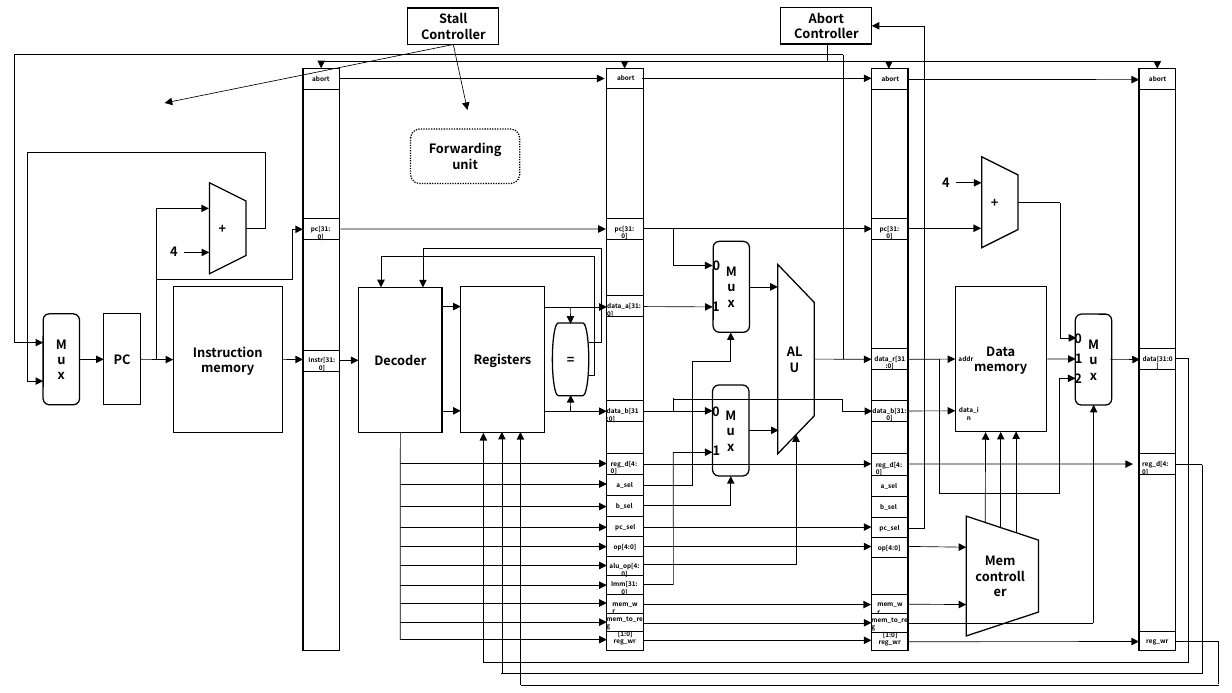
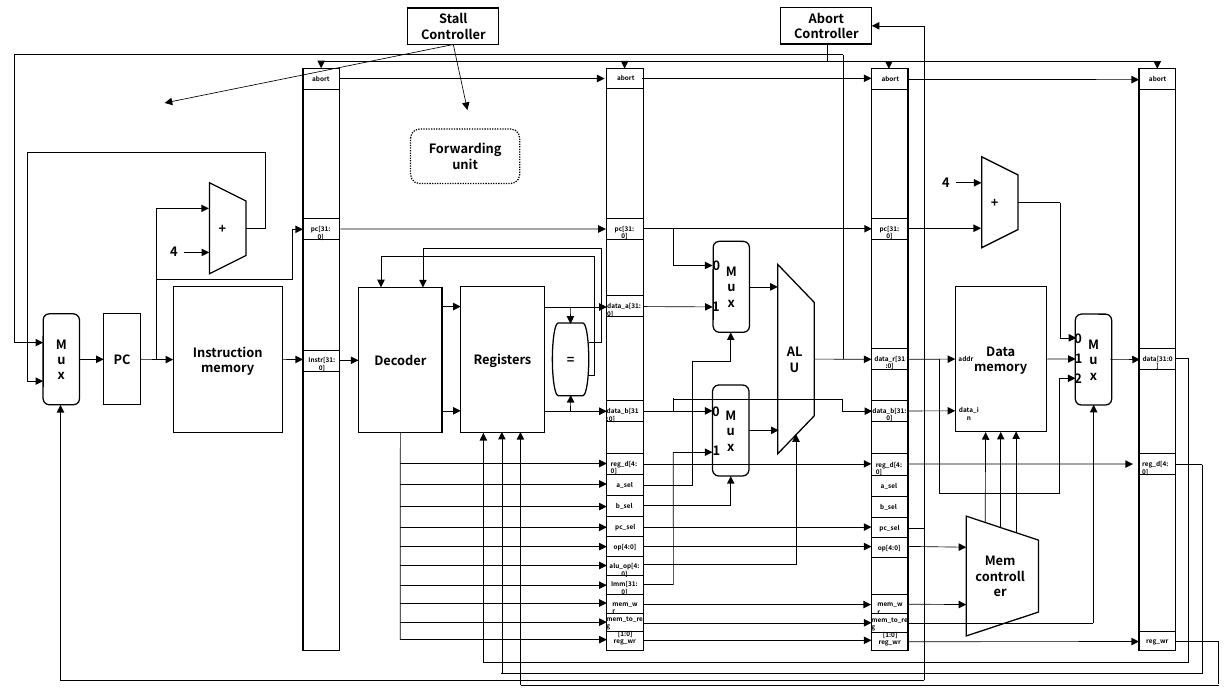
Before and after one commit to Pairshoe/Thinpad, a slide deck: slide 1 of docs/datapath_2.pptx. Drawn at 1232x693 pixels with LibreOffice and Linux fonts; fonts in the diff are those of the drawing. Boxes give left, top, right and bottom in pixels: in the first picture for what was removed or moved away, otherwise in the second. Text is boxed around its words. In the diff, an @@ line names an element or a change of style, - is before the commit and + after.

```diff
--- a/docs/datapath_2.pptx
+++ b/docs/datapath_2.pptx
@@ line moved from (924, 27) - (924, 528) to (924, 27) - (924, 680) @@
@@ arrow added from (60, 680) to (60, 405), #000000 0.5 pt @@
@@ line added from (924, 680) to (60, 680), #000000 0.5 pt @@
```
Also in this commit, not shown: 6 other files.
